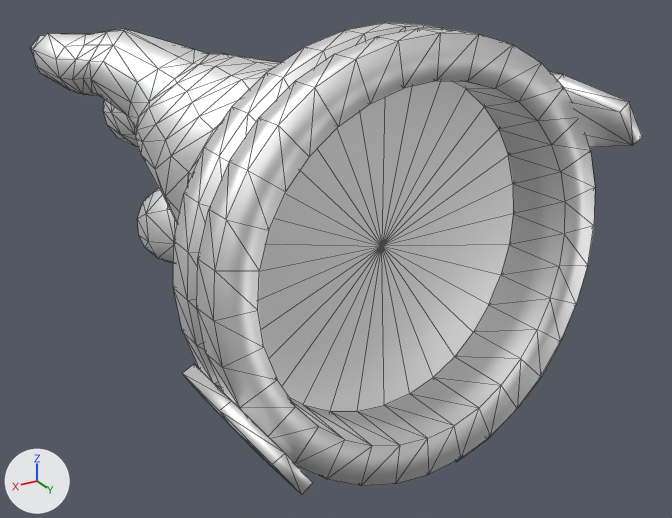
The FBX model NomaiVR/Assets/AssetSources/skeletal_hands/Assets/Models/skeletal_glove.fbx, before and after one commit.
Rendered twice from a camera (50 mm lens) standing at (0.198, 0.337, 0.157) and looking at (-0.022, -0.028, -0.026). Lighting does not change. The marker at lower left points along +X, +Y and +Z. Mesh edges are drawn as thin lines.

Names of what the first picture shows: 'skeletalGlove'.
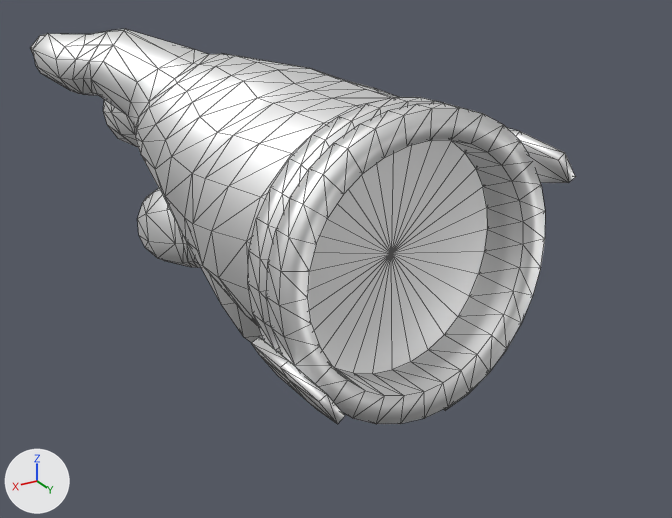
Boxes (x1, y1, x2, y2) around the edits, measured in the pictures (672 x 518 px; the box of a moved part takes in the faces that stretch with it):
'skeletalGlove', reshaped (11% narrower, 16% shorter): before (31, 23, 642, 494); after (31, 29, 575, 424)
part 1 of me_skeletalglove, moved or reshaped: before (173, 23, 595, 486); after (248, 97, 545, 424)
part 2 of me_skeletalglove, moved or reshaped: before (183, 364, 313, 494); after (251, 337, 345, 424)
part 3 of me_skeletalglove, moved or reshaped: before (550, 72, 642, 147); after (507, 128, 575, 183)
part 4 of me_skeletalglove, moved or reshaped: before (456, 438, 488, 462); after (444, 301, 531, 410)
part 5 of me_skeletalglove, moved or reshaped: before (165, 62, 278, 212); after (165, 62, 397, 343)

The change in detail:
me_skeletalglove is used by ob_skeletalglove; location (0.0, 0.0, 0.0).
me_skeletalglove had 788 vertices, 1572 faces and spanned x -0.1..0.093, y -0.204..0.097, z -0.092..0.099.
me_skeletalglove now has 788 vertices, 1572 faces and spans x -0.072..0.093, y -0.204..0.086, z -0.071..0.084.
me_skeletalglove part 1: the loose piece of 257 vertices spanning x -0.1..0.087, y 0.027..0.072, z -0.089..0.099 is scaled about its middle by 0.707, then moved by (0.0, 0.003, 0.0).
me_skeletalglove part 2: the loose piece of 20 vertices spanning x 0.058..0.084, y 0.03..0.097, z -0.063..-0.026 is scaled about its middle by 0.707, then moved by (-0.023, -0.001, 0.014).
me_skeletalglove part 3: the loose piece of 20 vertices spanning x -0.1..-0.076, y 0.021..0.088, z 0.04..0.075 is scaled about its middle by 0.707, then moved by (0.024, 0.001, -0.016).
me_skeletalglove part 4: the loose piece of 24 vertices spanning x -0.097..-0.026, y 0.041..0.067, z -0.092..-0.029 is scaled about its middle by 0.707, then moved by (0.016, 0.001, 0.019).
me_skeletalglove part 5: 92 of 788 vertices moved; they spanned x -0.092..0.076, y -0.02..0.053, z -0.079..0.086 and now span x -0.071..0.06, y -0.019..0.051, z -0.067..0.074; mean shift (-0.001, 0.003, 0.0); largest move (0.076, 0.044, -0.005) -> (0.051, 0.044, 0.0).
